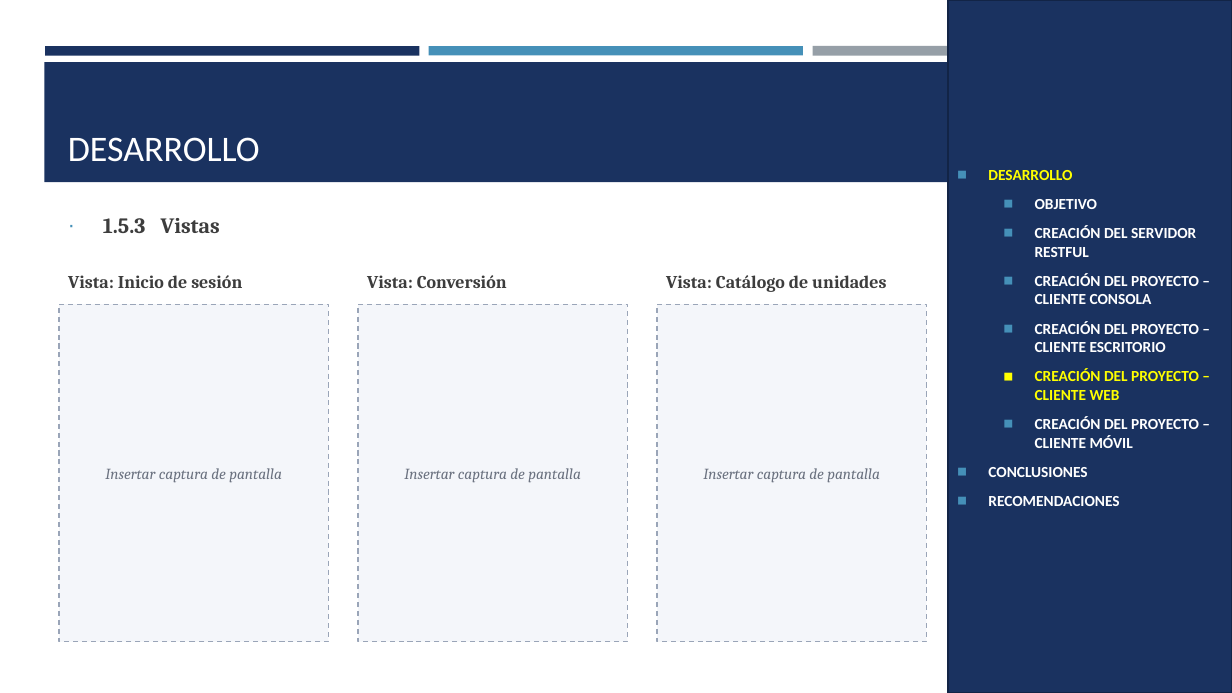
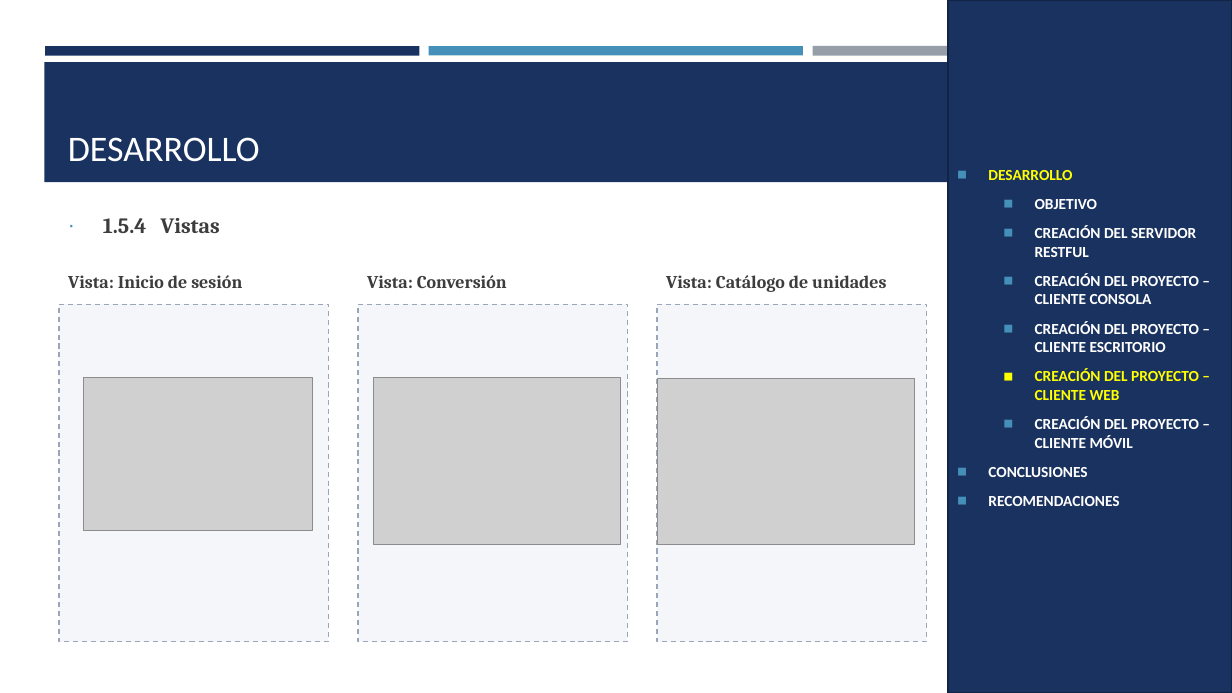
Before and after one commit to IMarcusDev/TI.1.3.-PAO202651_RESTFUL_JAVA_SINBDD_NRC_36883_GR04, a slide deck: slide 67 of 05. DOCUMENTACION/PRESENTACION TI.1.3. RESTFUL sin BDD en JAVA GR4.pptx (slide 18 before the commit). Drawn at 1232x693 pixels with LibreOffice and Linux fonts; fonts in the diff are those of the drawing; grey boxes stand for pictures. Boxes give left, top, right and bottom in pixels: in the first picture for what was removed or moved away, otherwise in the second. Text is boxed around its words. In the diff, an @@ line names an element or a change of style, - is before the commit and + after.

```diff
--- a/05. DOCUMENTACION/PRESENTACION TI.1.3. RESTFUL sin BDD en JAVA GR4.pptx
+++ b/05. DOCUMENTACION/PRESENTACION TI.1.3. RESTFUL sin BDD en JAVA GR4.pptx
@@ text at box(103, 218, 220, 233): text changed @@
-∙ 1.5.3 Vistas
+∙ 1.5.4 Vistas
@@ picture added at box(83, 378, 312, 531) @@
@@ picture added at box(373, 378, 620, 545) @@
@@ picture added at box(657, 379, 915, 545) @@
@@ text in rectangle at box(105, 468, 282, 483): text removed @@
-Insertar captura de pantalla
@@ text in rectangle at box(404, 468, 581, 483): text removed @@
-Insertar captura de pantalla
@@ text in rectangle at box(703, 468, 880, 483): text removed @@
-Insertar captura de pantalla
```
Also in this commit, not shown: 10 other slides changed, 58 slides added.
